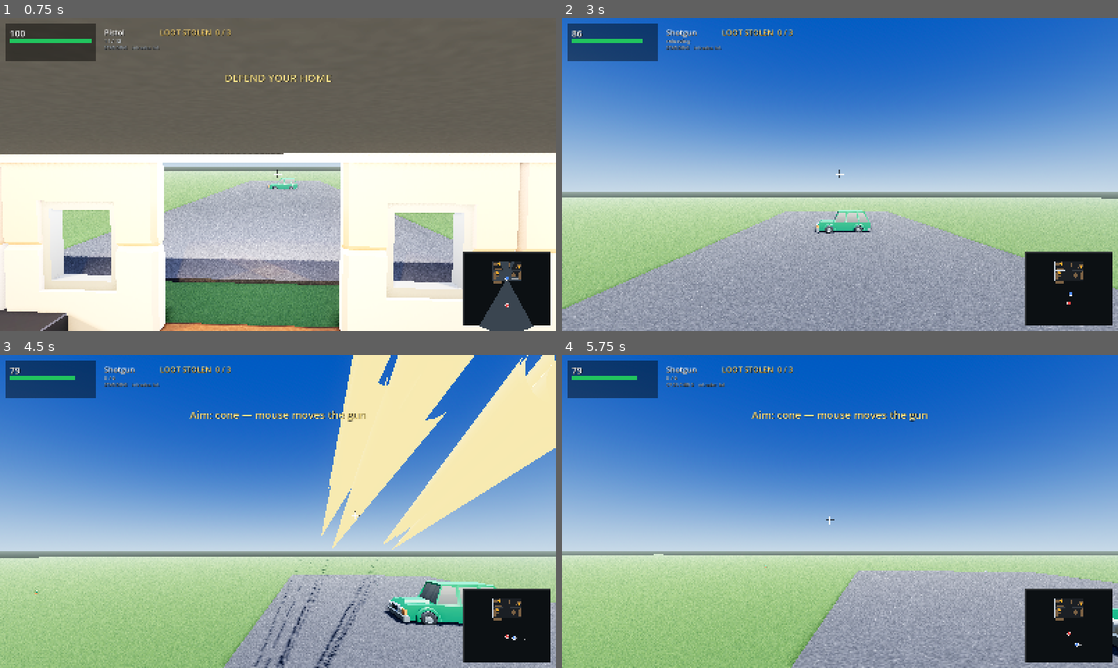
Above: before the commit, frames 1-4 (two rows, left to right).
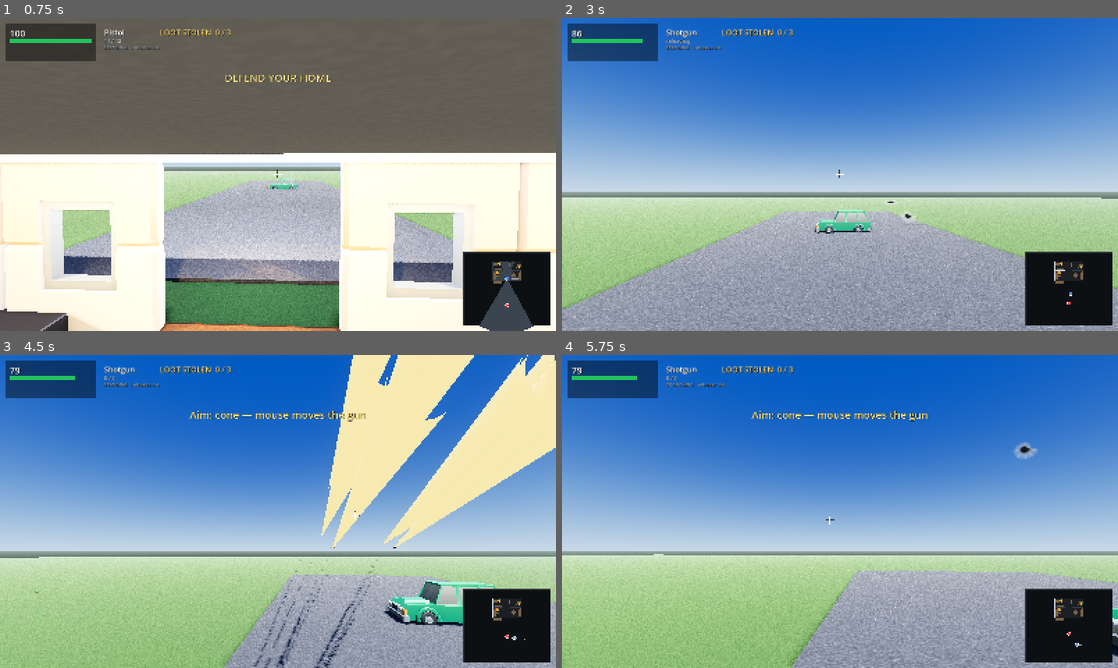
Above: after the commit, the same moments.

Repository: richardbrandel/home-invasion-godot
Game: Godot game, scene res://scenes/main.tscn
Same seed, same stepped clock (60 frames per second), same inputs: the game is played once before the commit and once after it.
Inputs (mouse positions are in pixels of both pictures, inside the frame that each line leads up to):
- Up to frame 1 (0.75 s): tap Enter at 0.5, 0.6 s; move the mouse to (272, 180) at 0.52 s; hold W from 0.53 s (still down); click (272, 180) at 0.67 s
- Up to frame 2 (3 s): move the mouse to (878, 177) at 1.27 s; tap 1 at 1.35 s; click (878, 177) at 1.42 s; move the mouse to (795, 171) at 2.02 s; tap 2 at 2.1 s; click (795, 171) at 2.17 s; move the mouse to (845, 174) at 2.77 s; release W at 2.78 s; hold A from 2.78 s (still down); tap R at 2.85 s; click (845, 174) at 2.92 s
- Up to frame 3 (4.5 s): move the mouse to (255, 505) at 3.52 s; release A at 3.53 s; hold W from 3.53 s (still down); tap T at 3.6 s; click (255, 505) at 3.67 s; move the mouse to (305, 511) at 4.27 s; tap C at 4.35 s; click (305, 511) at 4.42 s
- Up to frame 4 (5.75 s): keep holding W; move the mouse to (812, 511) at 5.02 s; hold Ctrl from 5.03 s (still down); click (812, 511) at 5.17 s

Frame 1 is identical in both runs. In frame 2, less than 0.1% of the frame differs, in the area x 57-64%, y 58-66%; in frame 3, less than 0.1%; in frame 4, 0.2%, in the area x 81-86%, y 28-34%.

Commit message:
Leave a mark where the bullet lands
The hit point has always been computed and then used ONLY as the tracer's end. Nothing in
the house ever showed it had been shot — you could empty a shotgun into a wardrobe and
leave no sign of it, which is the single biggest reason firing felt like it was happening
to the HUD rather than to the room.

Now every pellet that strikes geometry leaves a bullet hole, sized up for a shotgun and
down for flesh, with a muzzle flash at the same moment. Marks are POOLED and reused
oldest-first rather than freed: one shotgun blast is nine of them and a long round would
otherwise churn dozens of nodes per trigger pull.

Two more generated textures, both RGBA: `bullet_hole` (a dark hole with a ragged rim and a
dust ring) and `muzzle_flash` (a five-spiked star, white-hot at the core). The flash is
unshaded, additive and billboarded — a flash is a light bloom, not an object with a facing.

Also:
- **The floor, the ceiling and the van had no collision at all.** A bullet passed straight
  through them: you could not shoot the van, and a round aimed at the ground carried on to
  the horizon. Movement does not use physics — the sim is 2D and owns position — so these
  exist only to stop rays.
- The loot's self-illumination goes back down from 0.18 to 0.07. It was standing in for
  lighting back when every surface was flat and the scene was dark; the scene is textured
  daylight now, so it is a hint again rather than a glow.
- `--shot-fire` holds the trigger during a capture. Without it a screenshot fires nothing —
  there is no mouse — so nothing that only happens when you shoot could be photographed at
  all. That is how the marks above were verified.

41 sim tests, 38 actor tests, heist 7/7, wallshot 0 violations.

Diff:
--- a/scripts/game.gd
+++ b/scripts/game.gd
@@ -106,6 +106,19 @@
 var _loot_nodes: Array = []
 var _crosshair: Control
 
+# --------------------------------------------------------------------- effects
+#
+# The hit point has always been computed and then thrown away — used only as the tracer's
+# end — so nothing in the house ever showed that it had been shot. Marks are POOLED and
+# reused oldest-first rather than freed, because one shotgun blast is nine of them and a
+# long round would otherwise churn dozens of nodes per trigger pull.
+const MARK_MAX := 48
+var _marks: Array[MeshInstance3D] = []
+var _mark_i := 0
+var _mark_mat: StandardMaterial3D
+var _flash: MeshInstance3D
+var _flash_t := 0.0
+
 # ------------------------------------------------------------------------ audio
 #
 # The project had NO audio at all until 2026-10-04 — no AudioStreamPlayer, nothing on
@@ -147,6 +160,10 @@
 ## photographed on demand instead of hunting for the moment he happens to pick one up.
 ## He only grabs three times in a ~99 s round and the window is a few seconds wide.
 var _shot_carry := ""
+## Hold the trigger during a capture. Without it a screenshot fires nothing — there is no
+## mouse — so anything that only happens when you shoot (impact marks, the muzzle flash,
+## recoil) cannot be photographed at all.
+var _shot_fire := false
 
 
 func _ready() -> void:
@@ -160,6 +177,7 @@
 	_spawn_actors()
 	_build_hud()
 	_build_audio()
+	_build_effects()
 	reset()
 	_build_loot()
 	Input.set_mouse_mode(Input.MOUSE_MODE_CAPTURED)
@@ -203,6 +221,8 @@
 			_shot_aim = float(a.substr(11))
 		if a.begins_with("--carry="):
 			_shot_carry = a.substr(8)
+		if a == "--shot-fire":
+			_shot_fire = true
 		# force the fallback scheme, so "does reverting still work" is checkable
 		if a == "--aim=fixed":
 			aim_cone = false
@@ -351,6 +371,26 @@
 		if f.get("flat", false):
 			continue
 		_add_box(body, f["rect"], f["h"])
+
+	# The floor, the ceiling and the van had NO collision at all, so a bullet passed
+	# straight through them: you could not shoot the van, and a round aimed at the ground
+	# carried on to the horizon. Movement does not use physics — the sim is 2D and owns
+	# position — so these exist only to stop rays.
+	var house := Sim.HOUSE
+	_add_box_at(body, house, 0.14, -0.06)                       # floor slab
+	_add_box_at(body, house, 0.22, House.WALL_TARGET_H + 0.11)  # ceiling slab
+	_add_box_at(body, Sim.VAN, 1.8, 0.9)                        # the van
+
+
+## Same as _add_box but with the box's vertical CENTRE given rather than its base.
+func _add_box_at(parent: Node3D, r: Rect2, h: float, centre_y: float) -> void:
+	var cs := CollisionShape3D.new()
+	var shape := BoxShape3D.new()
+	shape.size = Vector3(r.size.x, h, r.size.y)
+	cs.shape = shape
+	cs.position = Vector3(r.position.x + r.size.x * 0.5, centre_y,
+		r.position.y + r.size.y * 0.5)
+	parent.add_child(cs)
 
 
 func _add_box(parent: Node3D, r: Rect2, h: float) -> void:
@@ -445,10 +485,12 @@
 	mat.albedo_color = col
 	mat.roughness = rough
 	mat.metallic = metal
-	# a trace of self-illumination, so a valuable is still findable in a dim corner.
-	# These are gameplay objectives; at 0.10 they measured near-black in the bedroom.
+	# a trace of self-illumination, so a valuable is still findable in a dim corner. These
+	# are gameplay objectives, and at 0.10 they measured near-black in the bedroom — but
+	# the scene is bright daylight and textured now, so this is back down to a hint rather
+	# than the glow that stood in for lighting when everything was flat and dark.
 	mat.emission_enabled = true
-	mat.emission = col * 0.18
+	mat.emission = col * 0.07
 	m.material_override = mat
 	parent.add_child(m)
 
@@ -693,6 +735,10 @@
 	if thief_actor != null and thief_actor.root != null:
 		thief_actor.grip(1.15 if thief.get("carry", "") != "" else 0.0)
 	_update_tracers(delta)
+	if _flash != null and _flash_t > 0.0:
+		_flash_t -= delta
+		if _flash_t <= 0.0:
+			_flash.visible = false
 	_draw_minimap()
 
 	if msg_t > 0.0:
@@ -718,6 +764,9 @@
 			yaw = deg_to_rad(_shot_yaw)
 		if _shot_pitch != INF:
 			pitch = deg_to_rad(_shot_pitch)
+		if _shot_fire:
+			# takes effect next frame, because _fire() is driven earlier in _process
+			fire_held = true
 		if _shot_carry != "":
 			thief["carry"] = _shot_carry
 			for l in loot:
@@ -981,6 +1030,7 @@
 		var m := player_actor.muzzle()
 		if m != Vector3.ZERO:
 			muzzle = m
+	_add_flash(muzzle)
 
 	var space := get_world_3d().direct_space_state
 	for i in int(spec["pellets"]):
@@ -998,11 +1048,18 @@
 		if not hit.is_empty():
 			end = hit["position"]
 			var collider = hit["collider"]
-			if collider is Node and collider.name == "ThiefHitbox" and thief["alive"]:
+			var hit_thief: bool = collider is Node \
+				and collider.name == "ThiefHitbox" and thief["alive"]
+			if hit_thief:
 				Sim.damage_thief(thief, spec["dmg"], events)
+			# A mark on whatever it struck. The hit point has always been computed and then
+			# used ONLY as the tracer's end, so emptying a shotgun into a wardrobe left no
+			# sign of it — the single biggest reason shooting felt like it was happening to
+			# the HUD rather than to the house.
+			_add_impact(end, hit["normal"],
+				int(spec["pellets"]) > 1, hit_thief)
 		_add_tracer(muzzle, end)
 	_drain_events()
-
 	if player["mag"] <= 0:
 		player["reloading"] = spec["reload"]
 		if player_actor != null:
@@ -1243,6 +1300,72 @@
 	_thief_door_z = z
 
 
+func _build_effects() -> void:
+	_flash = MeshInstance3D.new()
+	var q := QuadMesh.new()
+	q.size = Vector2(0.34, 0.34)
+	_flash.mesh = q
+	var m := StandardMaterial3D.new()
+	var tex = load("res://assets/textures/muzzle_flash.png")
+	if tex == null:
+		push_warning("effects: missing muzzle_flash texture")
+	else:
+		m.albedo_texture = tex
+	m.shading_mode = BaseMaterial3D.SHADING_MODE_UNSHADED
+	m.transparency = BaseMaterial3D.TRANSPARENCY_ALPHA
+	m.blend_mode = BaseMaterial3D.BLEND_MODE_ADD
+	# billboarded: a flash is a light bloom, not an object with a facing
+	m.billboard_mode = BaseMaterial3D.BILLBOARD_ENABLED
+	_flash.material_override = m
+	_flash.visible = false
+	add_child(_flash)
+
+
+func _add_impact(pos: Vector3, normal: Vector3, big: bool, on_flesh: bool) -> void:
+	if _mark_mat == null:
+		_mark_mat = StandardMaterial3D.new()
+		var tex = load("res://assets/textures/bullet_hole.png")
+		if tex != null:
+			_mark_mat.albedo_texture = tex
+		_mark_mat.transparency = BaseMaterial3D.TRANSPARENCY_ALPHA
+		_mark_mat.roughness = 1.0
+		# drawn on top of the surface it sits on, so a 1 cm offset cannot z-fight
+		_mark_mat.depth_draw_mode = BaseMaterial3D.DEPTH_DRAW_ALWAYS
+		_mark_mat.no_depth_test = false
+	var m: MeshInstance3D
+	if _marks.size() < MARK_MAX:
+		m = MeshInstance3D.new()
+		var q := QuadMesh.new()
+		q.size = Vector2(0.16, 0.16)
+		m.mesh = q
+		m.material_override = _mark_mat
+		add_child(m)
+		_marks.append(m)
+	else:
+		m = _marks[_mark_i]
+		_mark_i = (_mark_i + 1) % MARK_MAX
+	var s := 1.7 if big else 1.0
+	if on_flesh:
+		s *= 0.7
+	m.scale = Vector3(s, s, s)
+	var up := Vector3.UP
+	if absf(normal.dot(up)) > 0.95:
+		up = Vector3.RIGHT
+	# QuadMesh faces +Z, so -Z is aimed back down the surface normal
+	m.global_transform = Transform3D(Basis.looking_at(-normal, up), pos + normal * 0.012)
+	m.visible = true
+
+
+## The flash at the muzzle. Firing used to produce a tracer and nothing else.
+func _add_flash(pos: Vector3) -> void:
+	if _flash == null:
+		return
+	_flash.global_position = pos
+	_flash.visible = true
+	_flash_t = 0.045
+	_flash.rotate_y(randf() * TAU)
+
+
 func _add_hud_rect(parent: Node, r: Rect2, col: Color) -> void:
 	var c := ColorRect.new()
 	c.color = col
Binary file added: assets/textures/bullet_hole.png
Not shown, added: assets/textures/bullet_hole.png.import
Binary file added: assets/textures/muzzle_flash.png
Not shown, added: assets/textures/muzzle_flash.png.import
Not shown, changed: tools/gen-textures.py
